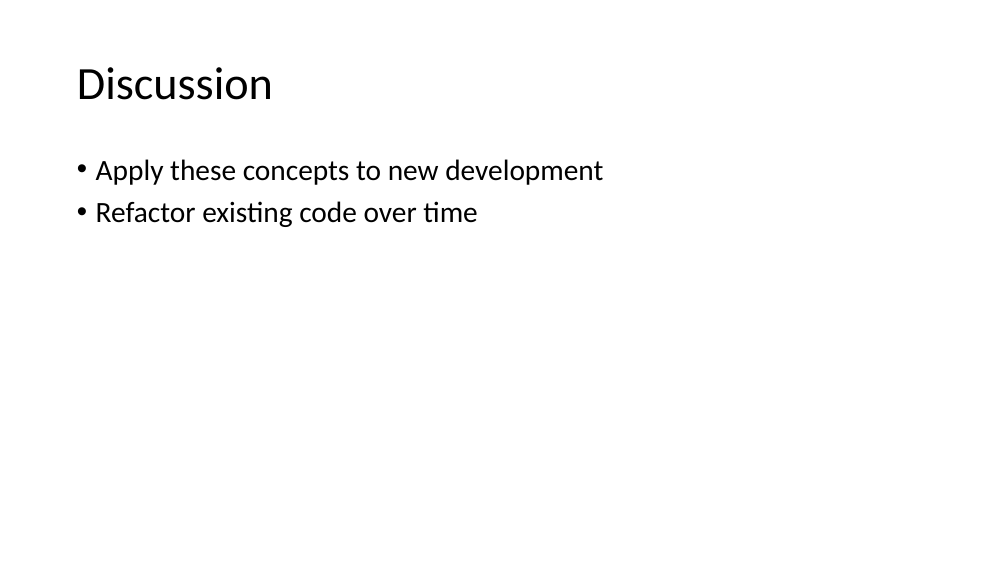
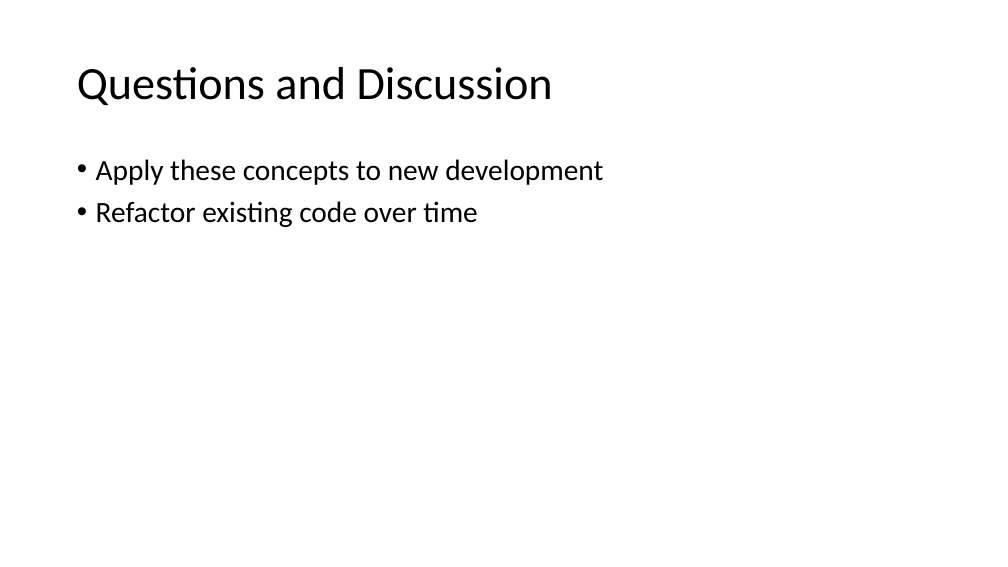
Before and after one commit to johnwpowell/mypizza, a slide deck: slide 16 of DI-Mocking-UnitTesting.pptx (slide 14 before the commit). Drawn at 1008x567 pixels with LibreOffice and Linux fonts; fonts in the diff are those of the drawing. Boxes give left, top, right and bottom in pixels: in the first picture for what was removed or moved away, otherwise in the second. Text is boxed around its words. In the diff, an @@ line names an element or a change of style, - is before the commit and + after.

```diff
--- a/DI-Mocking-UnitTesting.pptx
+++ b/DI-Mocking-UnitTesting.pptx
@@ title at <box>77,67,553,105</box>: text changed @@
-Discussion
+Questions and Discussion
```
Also in this commit, not shown: 6 other slides changed, 2 slides added, 8 other files.
